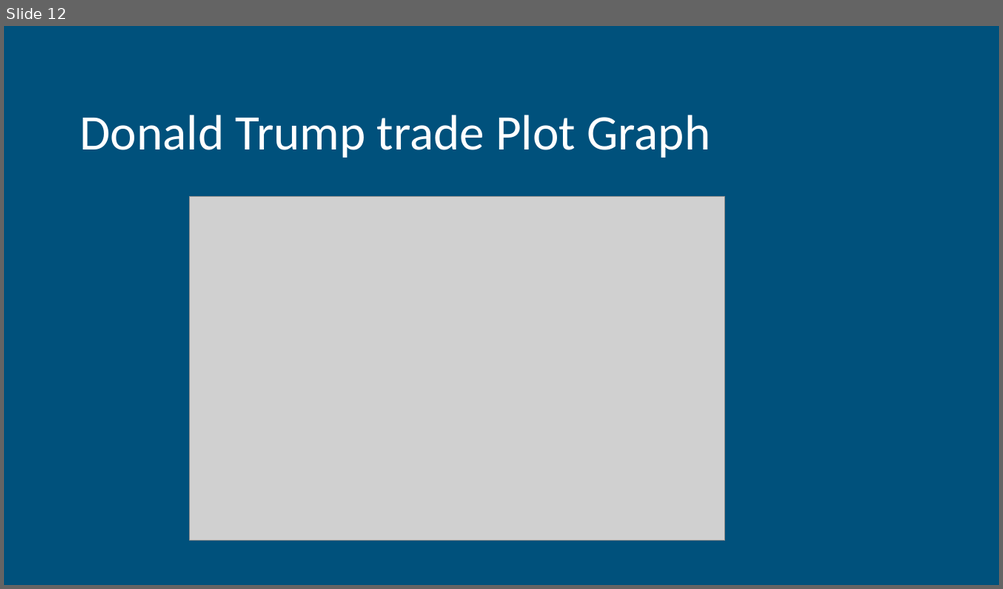
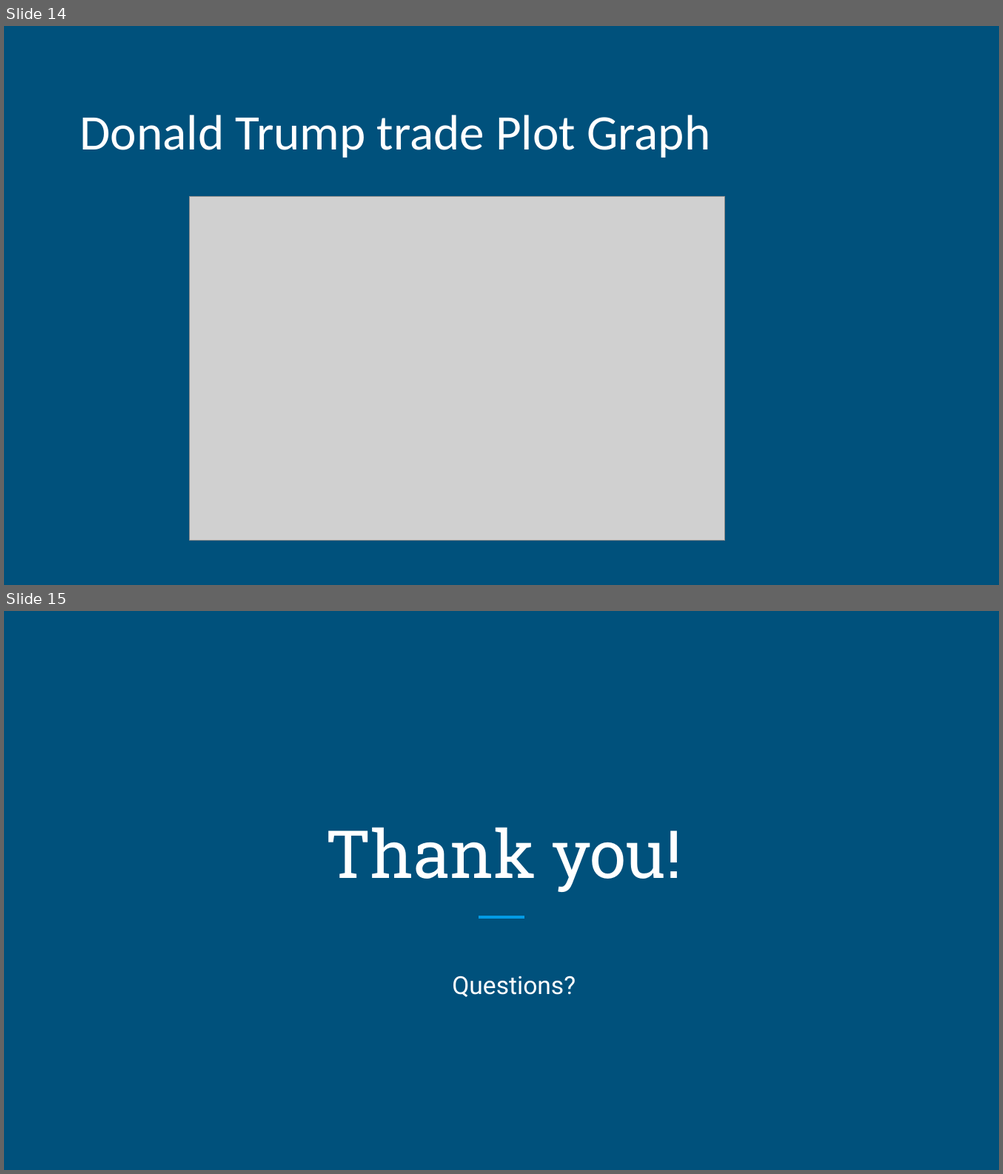
Before and after one commit to christinamarpar/GW-project-1, a slide deck: TradePres_v1.pptx. Shown one above the other, each under a label of ours: slide 12 before the commit, slides 14 and 15 after it. The pictures are 1003x589 and 1003x1174 pixels, drawn with LibreOffice and Linux fonts; fonts in the diff are those of the drawing; grey boxes stand for pictures. Boxes give left, top, right and bottom in pixels: in the first picture for what was removed or moved away, otherwise in the second. Text is boxed around its words. In the diff, an @@ line names an element or a change of style, - is before the commit and + after.

Commit message:
add thank you slide to PPT

```diff
--- a/TradePres_v1.pptx
+++ b/TradePres_v1.pptx
@@ slide 15 added at (4, 611, 999, 1170), background #00517C @@
@@ title added at (325, 827, 681, 892), 64 pt, text #FFFFFF @@
+Thank you!
@@ line added from (478, 917) to (525, 917), #039BE5 3 pt @@
@@ subtitle added at (452, 976, 575, 997), 24 pt, text #FFFFFF @@
+Questions?
@@ what was slide 12 is now slide 14 @@
```
Also in this commit, not shown: 1 slide changed, 2 other slides added.
